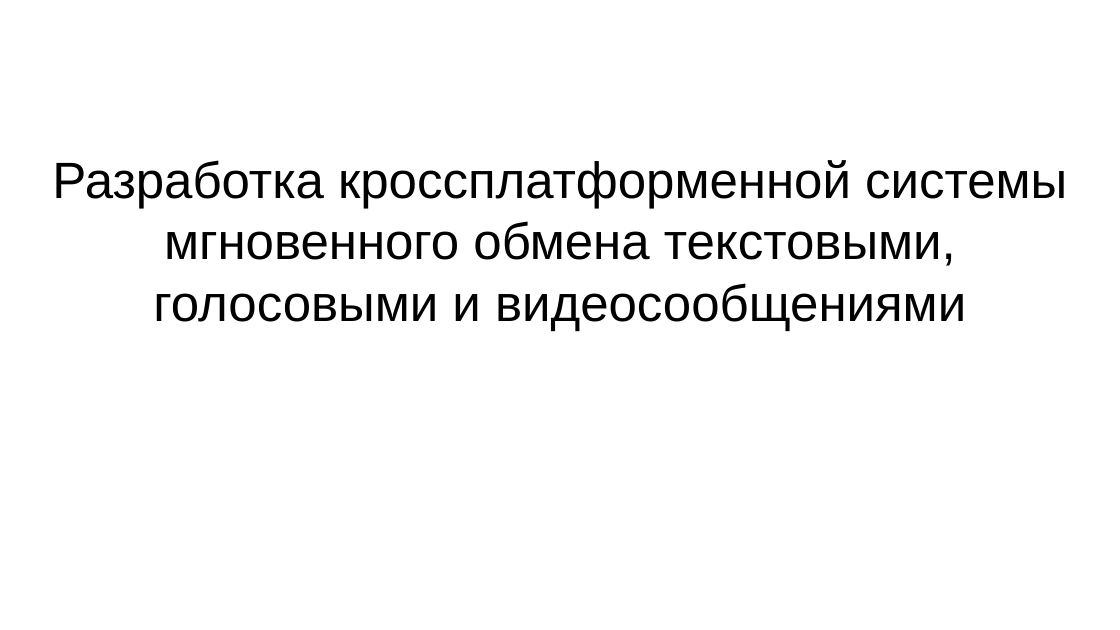
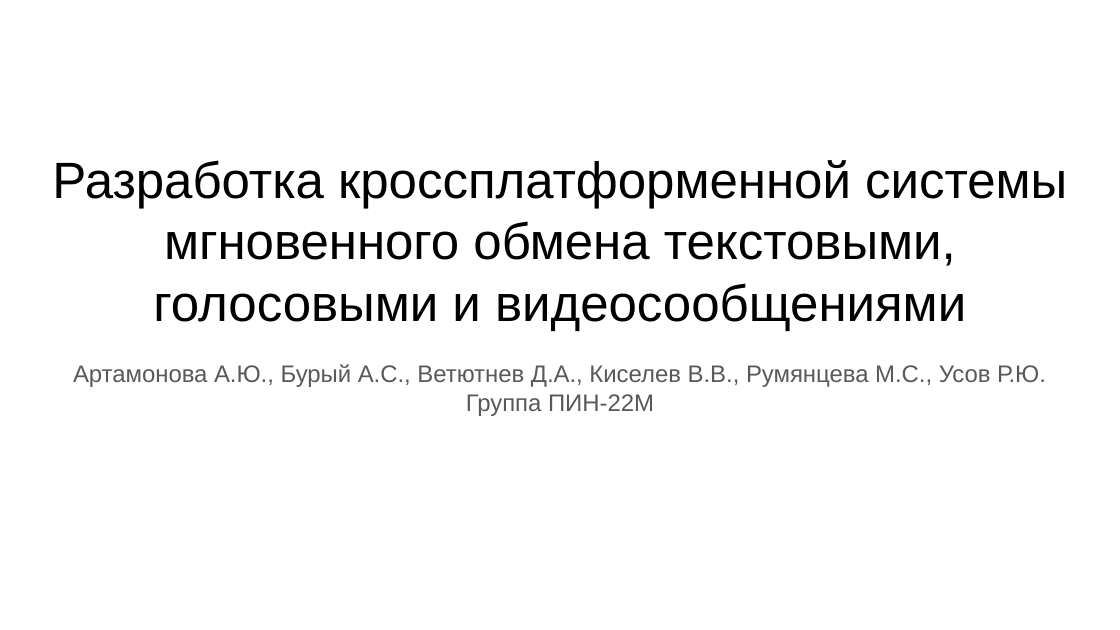
Before and after one commit to n7arti/MIET.Magistratura, a slide deck: slide 1 of 2 курс/2 семестр/Проектный менеджмент/Проект финал.pptx. Drawn at 1120x630 pixels with LibreOffice and Linux fonts; fonts in the diff are those of the drawing. Boxes give left, top, right and bottom in pixels: in the first picture for what was removed or moved away, otherwise in the second. Text is boxed around its words. In the diff, an @@ line names an element or a change of style, - is before the commit and + after.

```diff
--- a/2 курс/2 семестр/Проектный менеджмент/Проект финал.pptx
+++ b/2 курс/2 семестр/Проектный менеджмент/Проект финал.pptx
@@ subtitle added at <box>73,364,1046,416</box>, 15.4 pt, text #595959 @@
+Артамонова А.Ю., Бурый А.С., Ветютнев Д.А., Киселев В.В., Румянцева М.С., Усов Р.Ю.
+Группа ПИН-22М
```
Also in this commit, not shown: 1 other slide changed, 1 slide added, 14 other files.
